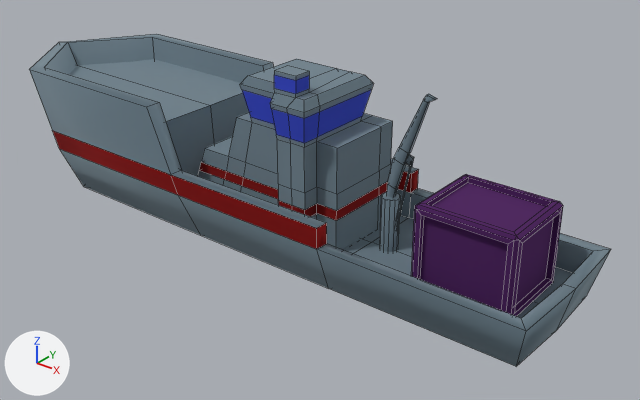
Renders of the FBX model Assets/1_Game/Models/ships/ship1/ship1_purpleContainer.fbx from each side of a commit.
Both versions are drawn from a 50 mm lens placed at (13.17, -15.7, 11.19), pointed at (0.39, 0.27, 1.29). The lights are fixed; the arrows at lower left show +X, +Y and +Z. Mesh edges are drawn as thin lines.
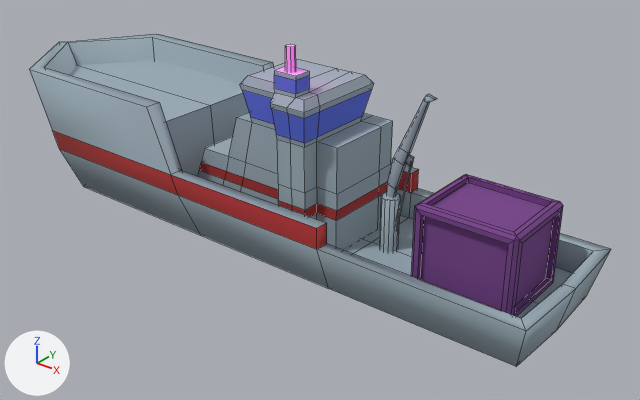
The newer file is also turned or shifted as a whole; pictures and numbers use the older file's frame.

What changed in the scene script:
```text
Add img_palette_big_png:
    img_palette_big_png = load_image('palette_big.png', '../tex/palette_big.png', 1000, 1000, 'sRGB')
Add img_ship1p_light_purple_png:
    img_ship1p_light_purple_png = load_image('ship1p_light_purple.png', '../tex/ship1/purple/ship1p_light_purple.png', 1000, 1000, 'sRGB')
Change mat_ship:
    where n0 = _N.new('ShaderNodeBsdfPrincipled'); n0.name = 'Principled BSDF'
    remove n0.inputs[1].default_value = 1.0  # 'Metallic'
    add n0.inputs[28].default_value = 1.0  # 'Emission Strength'
    where n2 = _N.new('ShaderNodeTexImage'); n2.name = 'Image Texture'
    n2.image: img_palette_png -> img_palette_big_png
    add n3 = _N.new('ShaderNodeTexImage'); n3.name = 'Image Texture.001'
    add n3.image = img_ship1p_light_purple_png
    add _L.new(n3.outputs[0], n0.inputs[27])  # 'Color' to 'Emission Color'
Change me_cube_024:
    used by ob_cube_006; location = (0.0, 0.0, 0.0)
    remove me_cube_024.from_pydata(...)  # 394 vertices, 335 faces; spans x -9.6..7.4, y -2.3..2.3, z -0.2..5.2
    add me_cube_024.from_pydata(...)  # 410 vertices, 345 faces; spans x -9.6..7.4, y -2.3..2.3, z -0.2..5.7
    me_cube_024 part 1: a new loose piece, an 8-sided cylinder along z spanning x 0.67..0.91, y -1.39..-1.15, z 5.02..5.75, in mat_ship
    me_cube_024 part 2: 335 kept faces spanning x -9.6..7.4, y -2.3..2.3, z -0.2..5.2 get new texture (UV) coordinates
```

Where the change shows, as pixel boxes [x1, y1, x2, y2] in the pictures (640 x 400 px):
'Cube.006', surface changed, reshaped
    both: [29, 34, 611, 366]
part 1 of me_cube_024, added
    after: [285, 44, 296, 73]
part 2 of me_cube_024, surface changed
    both: [29, 34, 607, 366]
